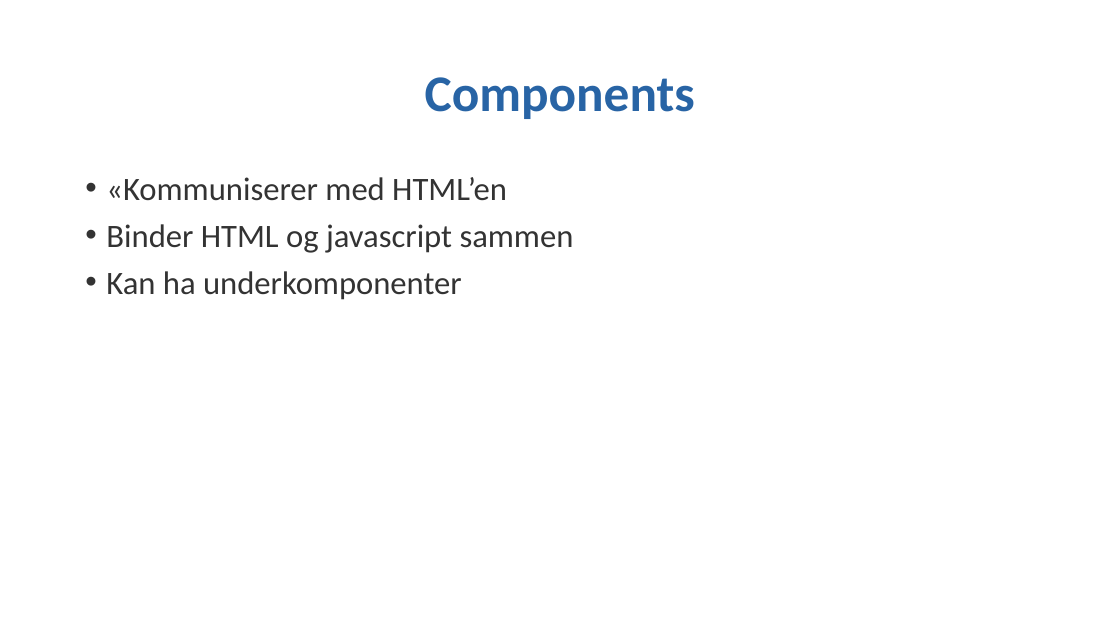
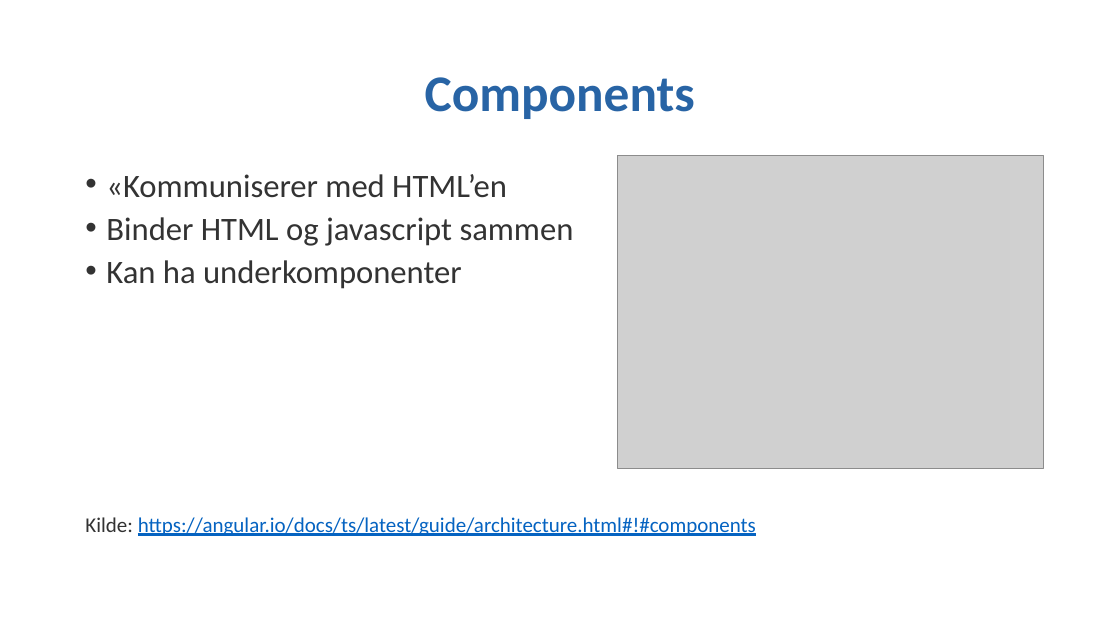
Before and after one commit to stiasta/foredrag, a slide deck: slide 15 of Ionic 2 workshop/Ionic 2 workshop.pptx. Drawn at 1120x630 pixels with LibreOffice and Linux fonts; fonts in the diff are those of the drawing; grey boxes stand for pictures; background and template pictures are left out. Boxes give left, top, right and bottom in pixels: in the first picture for what was removed or moved away, otherwise in the second. Text is boxed around its words. In the diff, an @@ line names an element or a change of style, - is before the commit and + after.

```diff
--- a/Ionic 2 workshop/Ionic 2 workshop.pptx
+++ b/Ionic 2 workshop/Ionic 2 workshop.pptx
@@ text at (106, 174, 574, 289): line spacing 0.9 to 0.8 @@
@@ picture added at (618, 155, 1044, 469) @@
@@ text at (85, 517, 756, 536): paragraph added @@
+Kilde: https://angular.io/docs/ts/latest/guide/architecture.html#!#components
```
Also in this commit, not shown: 2 other slides changed, 6 slides added, 1 slide removed.
